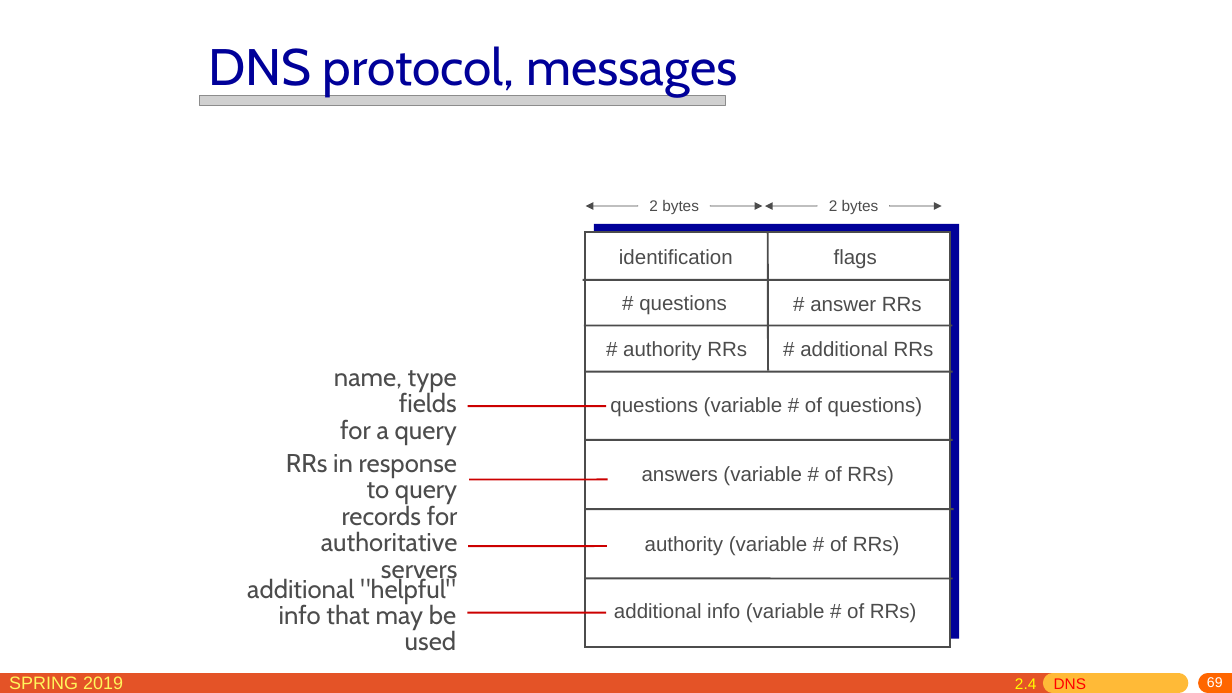
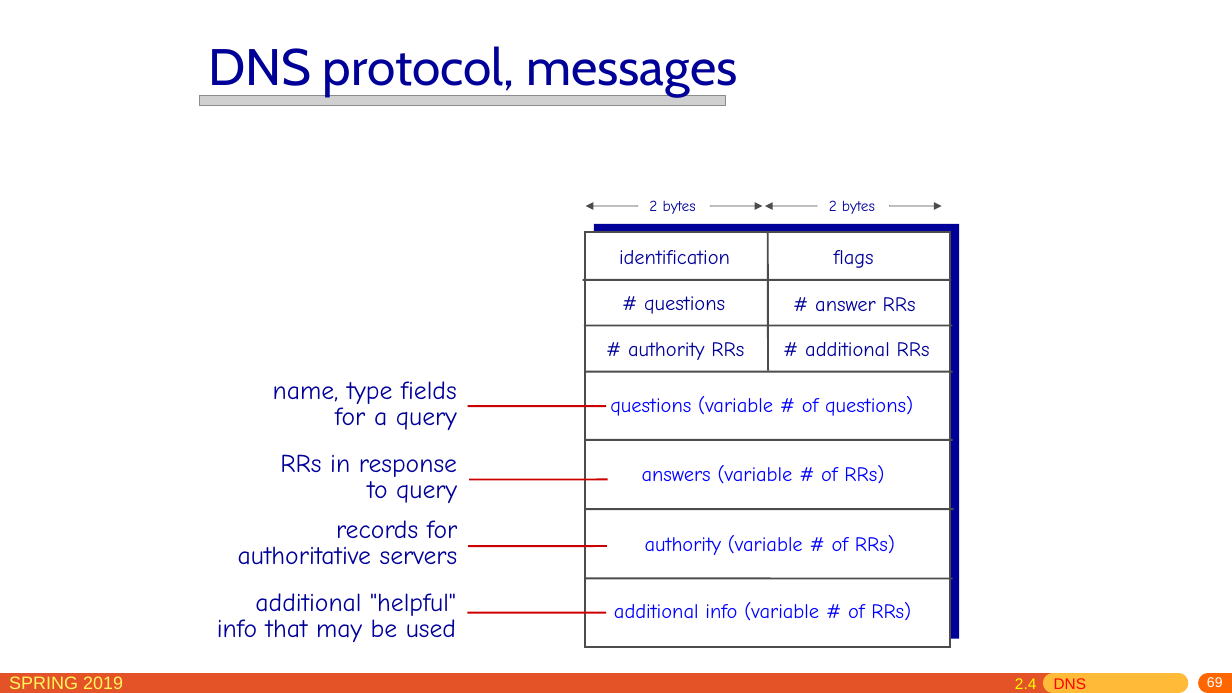
Before and after one commit to jichenghu/PPT_networkDistributed, a slide deck: slide 69 of chapter2.pptx. Drawn at 1232x693 pixels with LibreOffice and Linux fonts; fonts in the diff are those of the drawing; grey boxes stand for pictures. Boxes give left, top, right and bottom in pixels: in the first picture for what was removed or moved away, otherwise in the second. Text is boxed around its words. In the diff, an @@ line names an element or a change of style, - is before the commit and + after.

```diff
--- a/chapter2.pptx
+++ b/chapter2.pptx
@@ font Arial to Comic Neue, text colour #4C4C4C to #000099 in 8 elements at box(815, 297, 916, 312), box(834, 250, 874, 268), box(805, 342, 930, 357), box(649, 200, 696, 214), box(829, 200, 875, 214), box(644, 296, 725, 314), box(628, 342, 744, 360), box(619, 250, 730, 264) @@
@@ text "name, type fields": place and size @@
-text "name, type fields" at box(334, 370, 457, 444)
+text "name, type fields" at box(273, 381, 457, 430)
@@ font Cabin to Comic Neue, text colour #4C4C4C to #000099 in 4 elements at box(280, 454, 457, 503), box(217, 593, 456, 642), box(273, 381, 457, 430), box(238, 520, 458, 565) @@
@@ text "records for": place and size @@
-text "records for" at box(321, 505, 458, 583)
+text "records for" at box(238, 520, 458, 565)
@@ font Arial to Comic Neue, text colour #4C4C4C to #0000FF in 4 elements at box(642, 465, 884, 483), box(610, 396, 913, 416), box(614, 602, 911, 621), box(645, 535, 895, 555) @@
@@ text "additional "helpful"": place and size @@
-text "additional "helpful"" at box(247, 577, 456, 651)
+text "additional "helpful"" at box(217, 593, 456, 642)
```
Also in this commit, not shown: 2 other slides changed.
